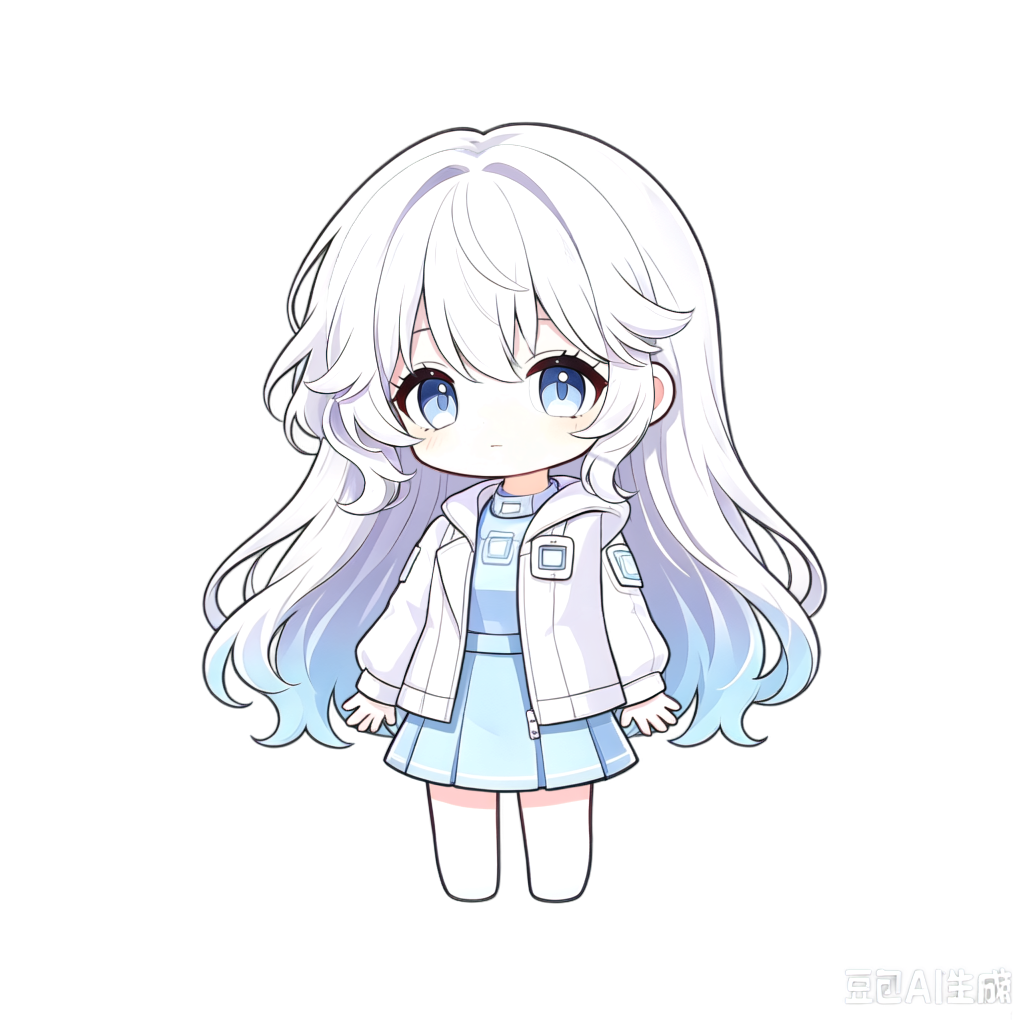
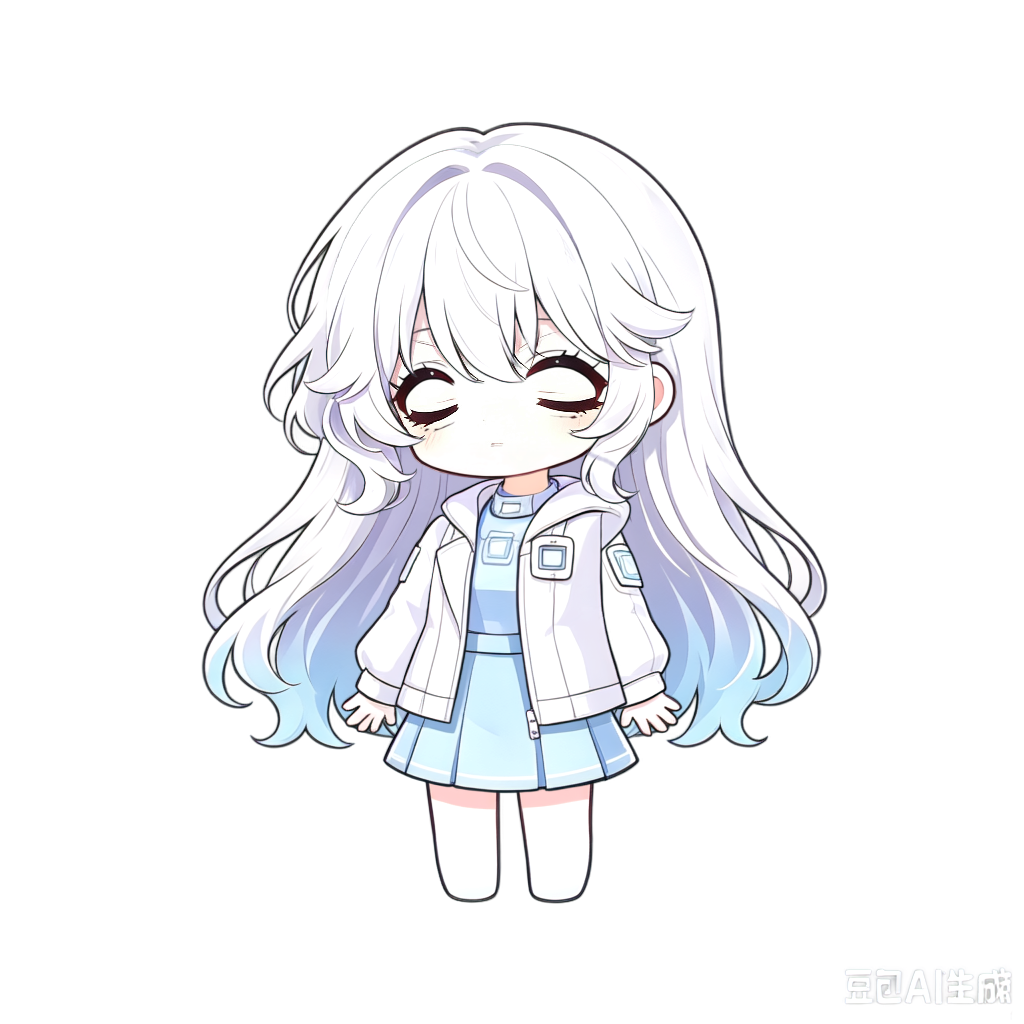
Two versions of the same layered image (1024×1024). Layer-by-layer changes:
added layer "背景" above "irides" over (x1=388, y1=328, x2=638, y2=455)